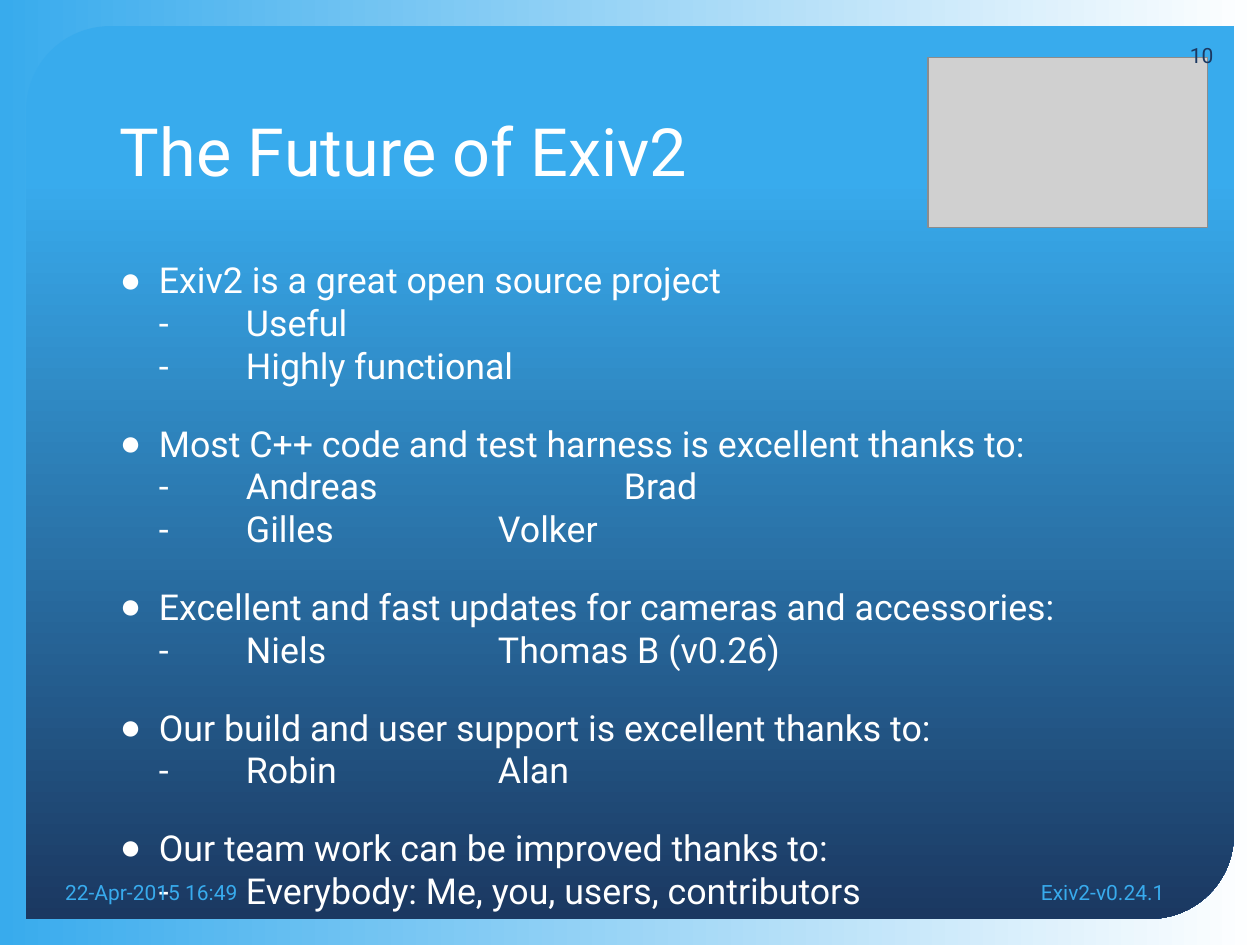
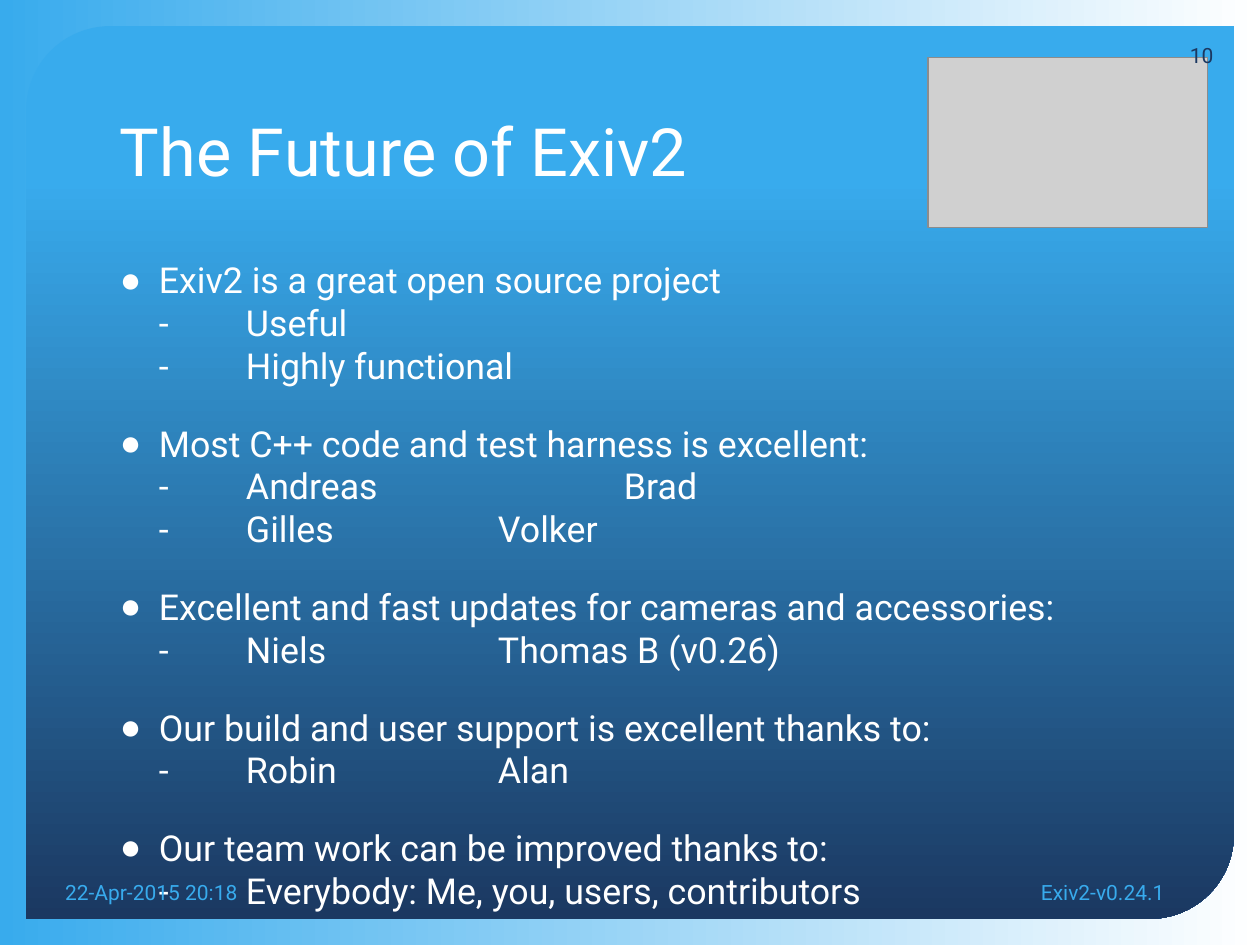
Before and after one commit to nehaljwani/team.exiv2.org, a slide deck: slide 10 of meetings/Exiv2-v0.24.1.pptx. Drawn at 1260x945 pixels with LibreOffice and Linux fonts; fonts in the diff are those of the drawing; grey boxes stand for pictures; background and template pictures are left out. Boxes give left, top, right and bottom in pixels: in the first picture for what was removed or moved away, otherwise in the second. Text is boxed around its words. In the diff, an @@ line names an element or a change of style, - is before the commit and + after.

```diff
--- a/meetings/Exiv2-v0.24.1.pptx
+++ b/meetings/Exiv2-v0.24.1.pptx
@@ text at <box>159,430,868,543</box>: text changed @@
-● Most C++ code and test harness is excellent thanks to:
-  - Andreas Brad
-  - Gilles Volker
+● Most C++ code and test harness is excellent:
+  - Andreas Brad
+  - Gilles Volker
@@ text at <box>65,885,237,904</box>: text changed @@
-22-Apr-2015 16:49
+22-Apr-2015 20:18
```
Also in this commit, not shown: 9 other slides changed, 2 other files.
